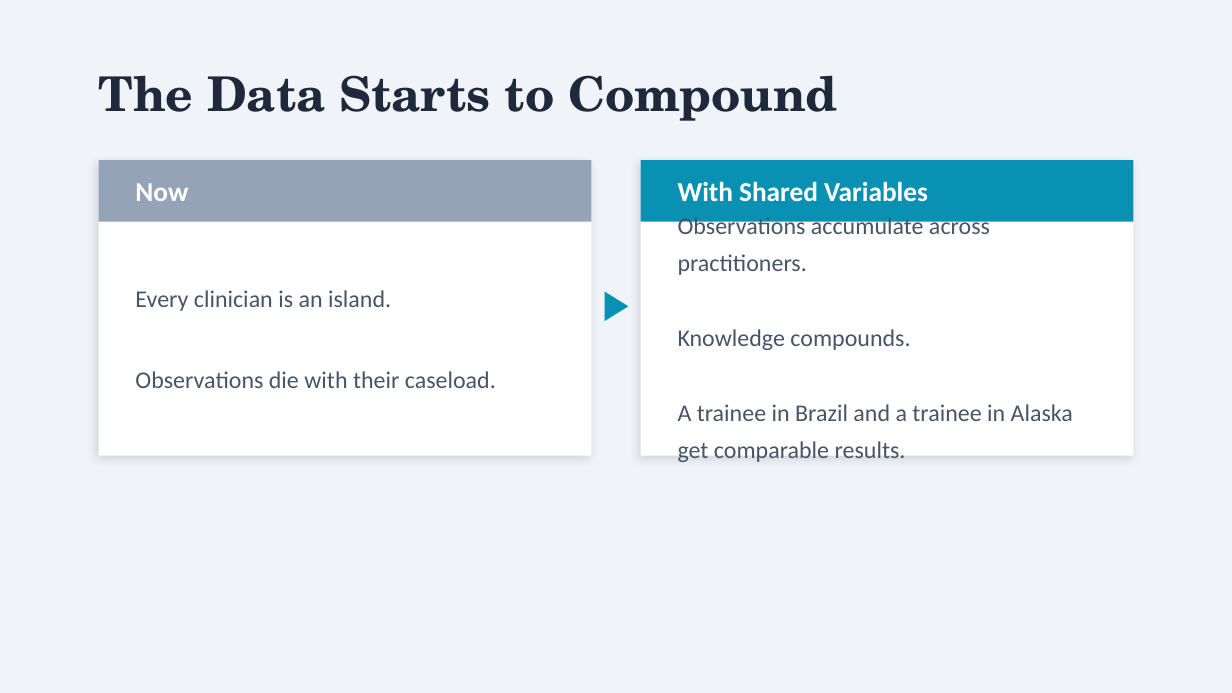
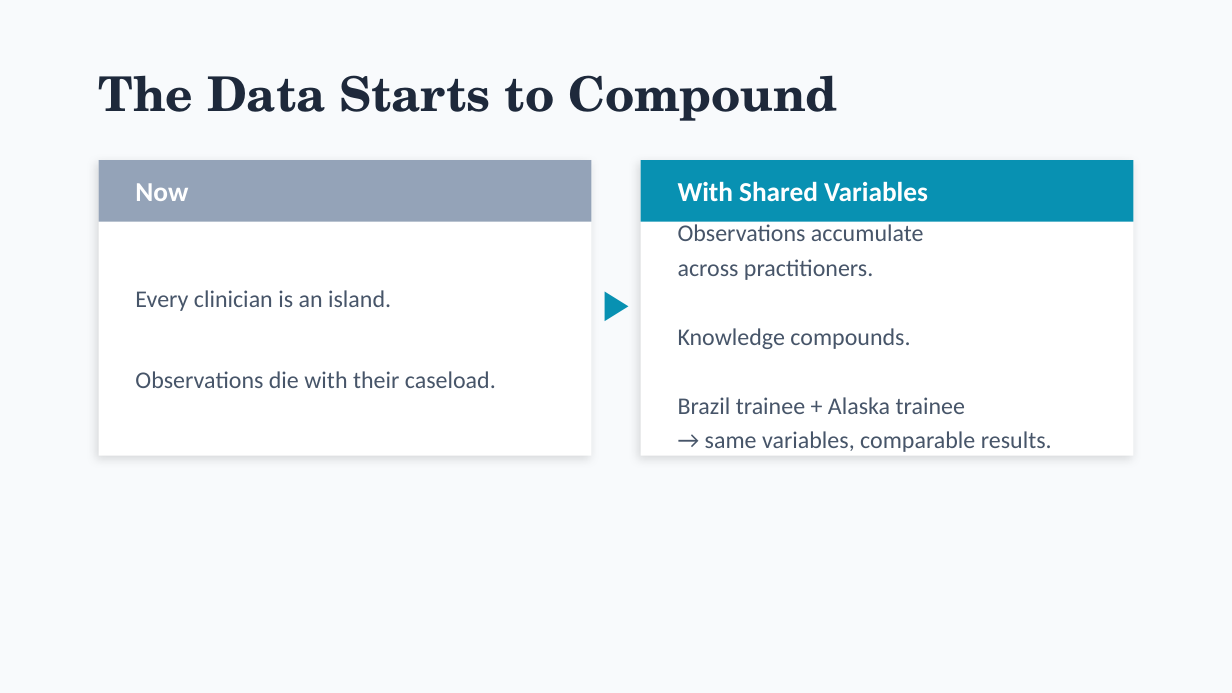
Before and after one commit to patrickkidd/ffrn-2026, a slide deck: slide 6 of 5-DATA_FUTURE_NEXT_GEN/5-Data-Future-Next-Gen.pptx (slide 4 before the commit). Drawn at 1232x693 pixels with LibreOffice and Linux fonts; fonts in the diff are those of the drawing. Boxes give left, top, right and bottom in pixels: in the first picture for what was removed or moved away, otherwise in the second. Text is boxed around its words. In the diff, an @@ line names an element or a change of style, - is before the commit and + after.

```diff
--- a/5-DATA_FUTURE_NEXT_GEN/5-Data-Future-Next-Gen.pptx
+++ b/5-DATA_FUTURE_NEXT_GEN/5-Data-Future-Next-Gen.pptx
@@ background #F0F4F8 to #F8FAFC @@
@@ text at (x1=678, y1=221, x2=924, y2=280): text changed @@
-Observations accumulate across practitioners.
+Observations accumulate
+across practitioners.
@@ text at (x1=678, y1=397, x2=1052, y2=452): text changed @@
-A trainee in Brazil and a trainee in Alaska get comparable results.
+Brazil trainee + Alaska trainee
+→ same variables, comparable results.
```
Also in this commit, not shown: 3 other slides changed, 8 slides added, 5 slides removed, 4 other files.
